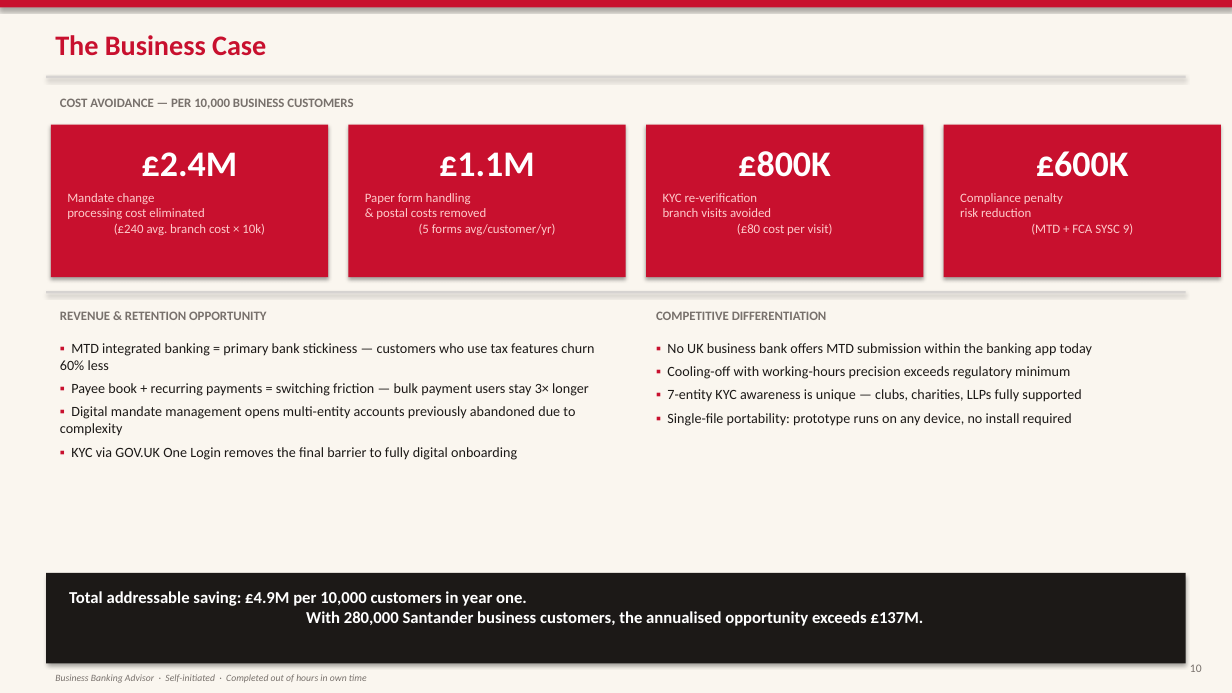
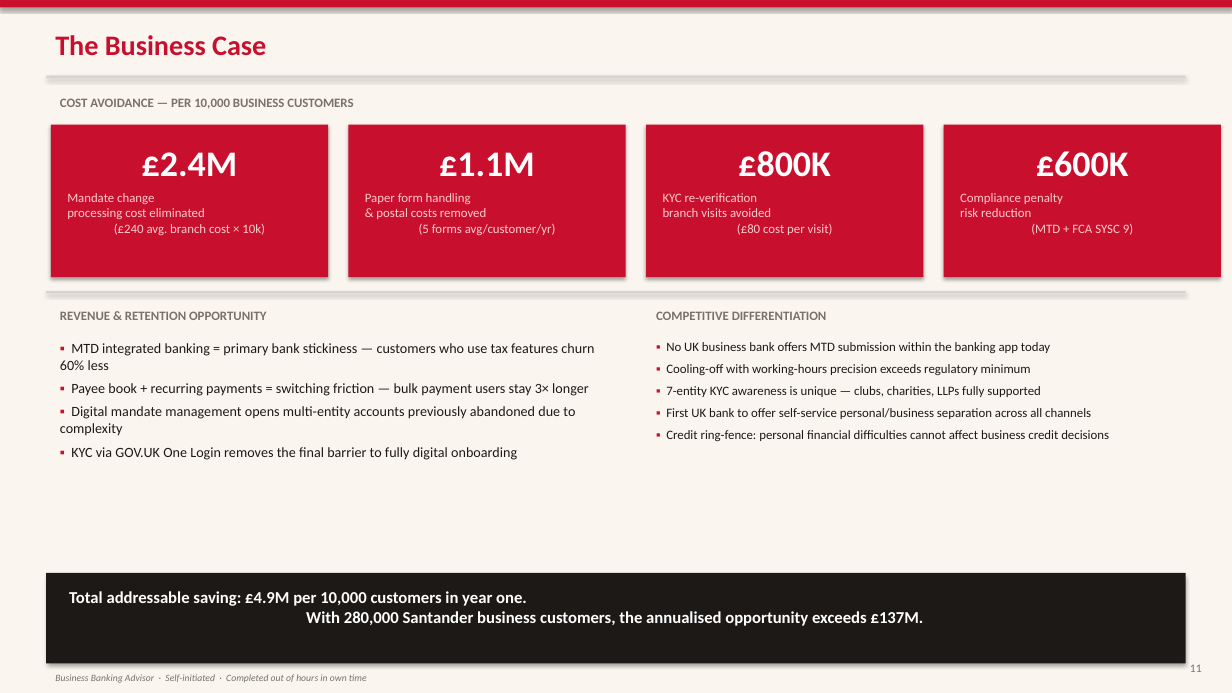
Before and after one commit to imscots-ui/santander, a slide deck: slide 11 of Santander_Digital_Banking_Future.pptx (slide 10 before the commit). Drawn at 1232x693 pixels with LibreOffice and Linux fonts; fonts in the diff are those of the drawing. Boxes give left, top, right and bottom in pixels: in the first picture for what was removed or moved away, otherwise in the second. Text is boxed around its words. In the diff, an @@ line names an element or a change of style, - is before the commit and + after.

```diff
--- a/Santander_Digital_Banking_Future.pptx
+++ b/Santander_Digital_Banking_Future.pptx
@@ text at <box>666,342,1050,397</box>: size 11 to 10 pt in "▪ No UK business bank offers MTD ...", "▪ Cooling-off with working-hours precision exceeds regulator ...", "▪ 7-entity KYC awareness is unique — ..." @@
@@ text at <box>666,408,1109,441</box>: text changed; size 11 to 10 pt @@
-▪ Single-file portability: prototype runs on any device, no install required
+▪ First UK bank to offer self-service personal/business separation across all channels
+▪ Credit ring-fence: personal financial difficulties cannot affect business credit decisions
@@ text at <box>1190,664,1202,672</box>: text changed @@
-10
+11
```
Also in this commit, not shown: 10 other slides changed, 1 slide added, 7 other files.
